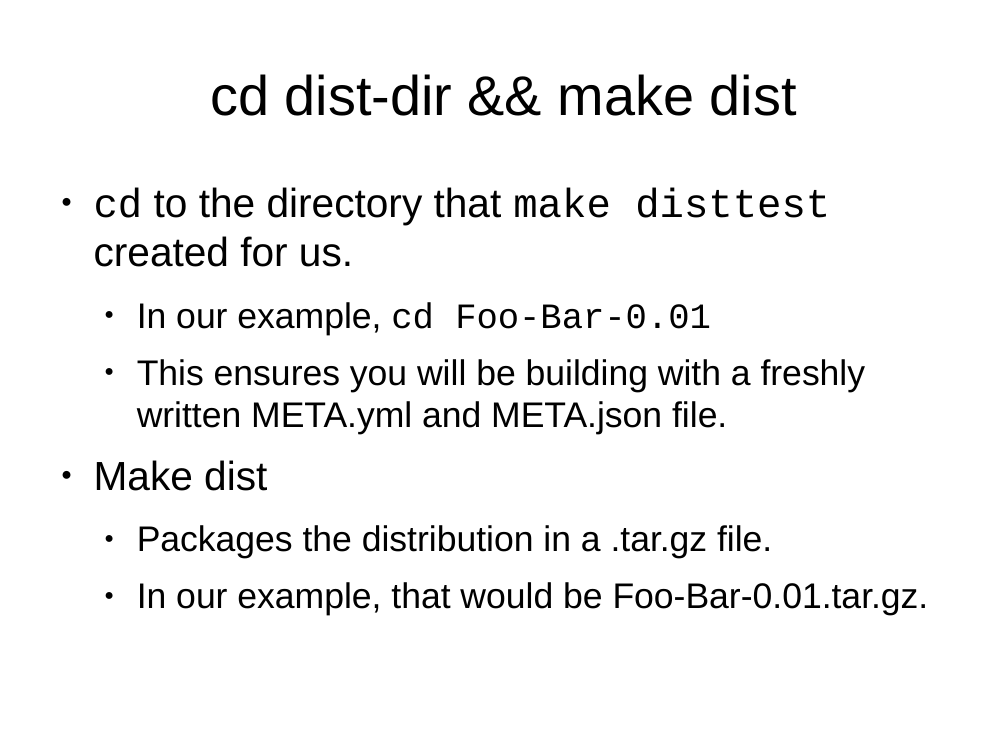
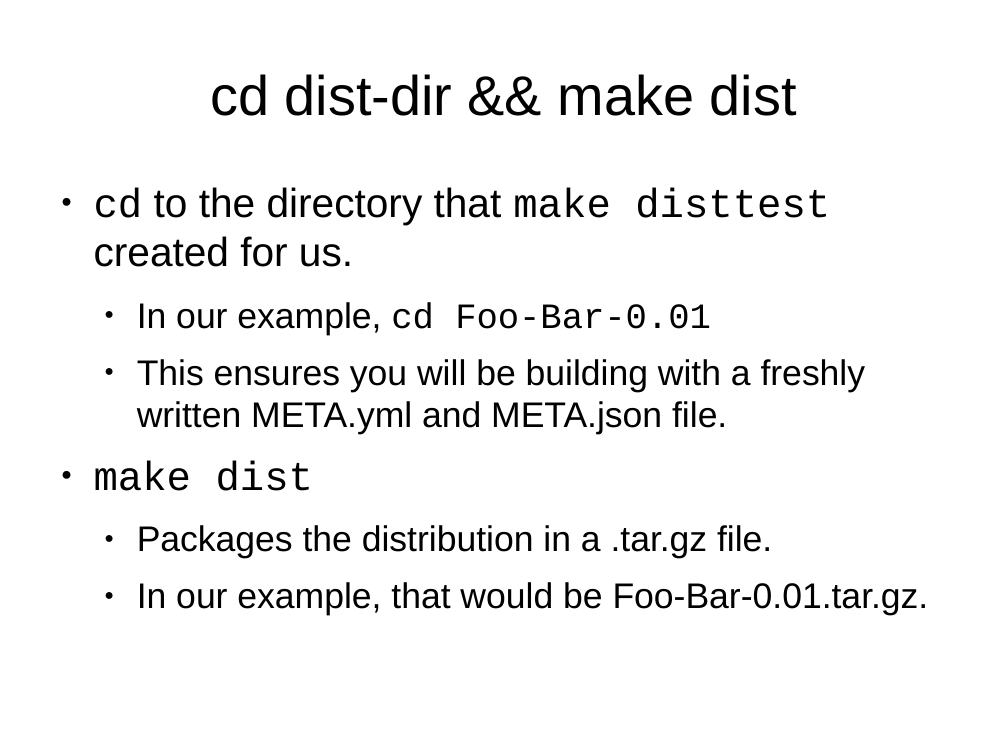
Before and after one commit to daoswald/CPAN-Power-Tools-Talk, a slide deck: slide 31 of PowerTools-I.odp. Drawn at 1008x756 pixels with LibreOffice and Linux fonts; fonts in the diff are those of the drawing. Boxes give left, top, right and bottom in pixels: in the first picture for what was removed or moved away, otherwise in the second. Text is boxed around its words. In the diff, an @@ line names an element or a change of style, - is before the commit and + after.

```diff
--- a/PowerTools-I.odp
+++ b/PowerTools-I.odp
@@ text at bbox=[94, 460, 314, 491]: text changed; font Arial to Courier New @@
-● Make dist
+● make dist
```
Also in this commit, not shown: 3 other slides changed.
